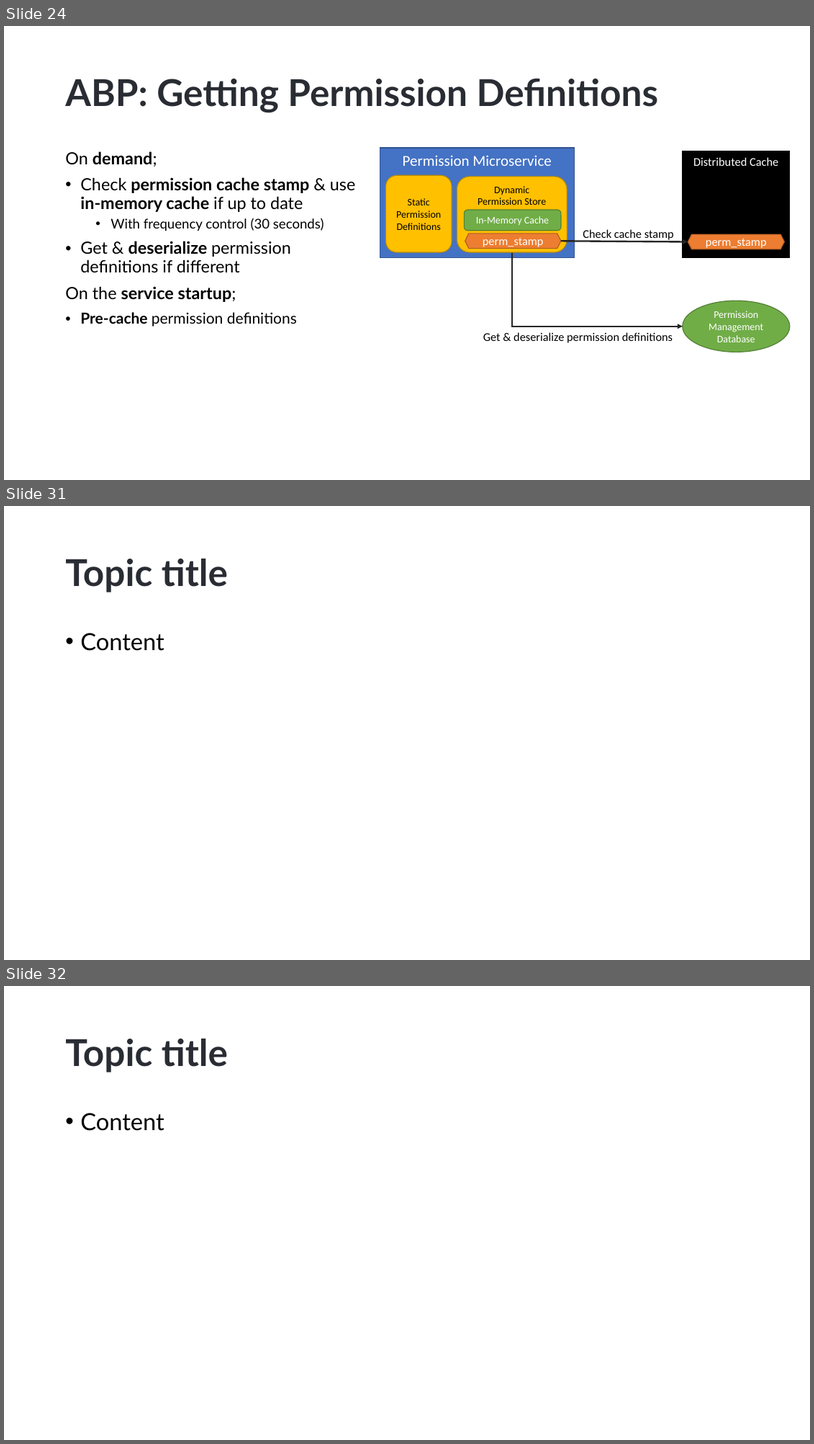
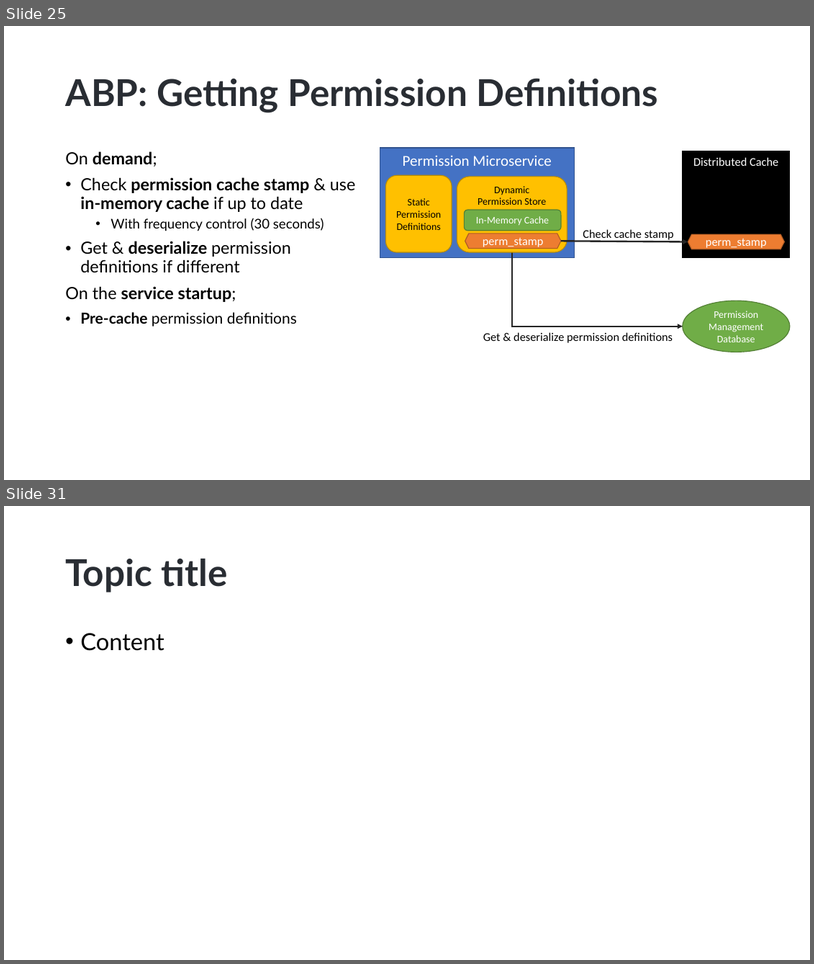
Before and after one commit to hikalkan/presentations, a slide deck: 2022-10-15 Authorization-In-Distributed-Systems/Authorization-In-Distributed-Systems.pptx. Shown one above the other, each under a label of ours: slides 24, 31 and 32 before the commit, slides 25 and 31 after it; the slides between them are not shown. The pictures are 814x1444 and 814x964 pixels, drawn with LibreOffice and Linux fonts; fonts in the diff are those of the drawing; background and template pictures are left out. Boxes give left, top, right and bottom in pixels: in the first picture for what was removed or moved away, otherwise in the second. Text is boxed around its words. In the diff, an @@ line names an element or a change of style, - is before the commit and + after.

```diff
--- a/2022-10-15 Authorization-In-Distributed-Systems/Authorization-In-Distributed-Systems.pptx
+++ b/2022-10-15 Authorization-In-Distributed-Systems/Authorization-In-Distributed-Systems.pptx
@@ slide 31 removed at (4, 506, 810, 960), background picture (left out) @@
@@ title removed at (65, 559, 228, 592) @@
-Topic title
@@ text removed at (80, 633, 164, 651) @@
-• Content
@@ what was slide 24 is now slide 25 @@
@@ what was slide 32 is now slide 31 @@
```
Also in this commit, not shown: 2 slides changed, 5 slides added, 7 other slides removed.
